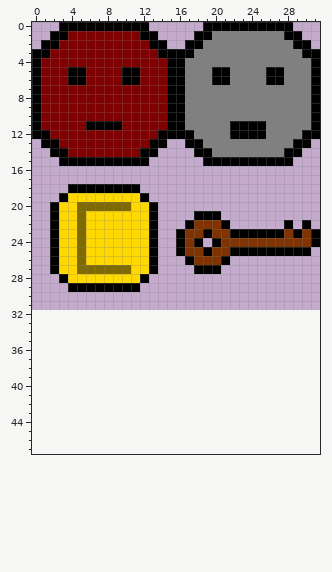
Pixel-art sprite -- assets/Untitled.png. That is the earlier state.
The file is 32x32 pixels. The old version is drawn lined up with the new one, on the new canvas.
Once edited:
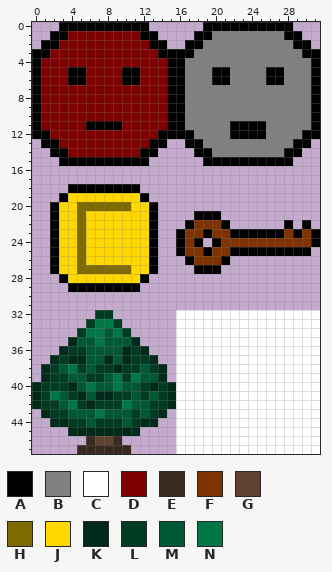
Palette (. is transparent): A #000000  B #808080  C #ffffff  D #7f0000  E #39291f  F #7f3300  G #5f422f  H #7f6a00  J #ffd800  K #002a19  L #003b23  M #005934  N #007846
What changed:
canvas 32x32 -> 32x48
@@ x 0..31 @@
 31 ................................
-32 ................................
-33 ................................
-34 ................................
-35 ................................
-36 ................................
-37 ................................
-38 ................................
-39 ................................
-40 ................................
-41 ................................
-42 ................................
-43 ................................
-44 ................................
-45 ................................
-46 ................................
-47 ................................
+32 .......LL.......CCCCCCCCCCCCCCCC
+33 ......LNNL......CCCCCCCCCCCCCCCC
+34 .....LNNMNL.....CCCCCCCCCCCCCCCC
+35 ....KMMNMMMK....CCCCCCCCCCCCCCCC
+36 ...KLLMMMMKLK...CCCCCCCCCCCCCCCC
+37 ..KLKKMMKMKLLK..CCCCCCCCCCCCCCCC
+38 .KLMNLMLLKLLMLK.CCCCCCCCCCCCCCCC
+39 .KLLMMLLMNLNMMK.CCCCCCCCCCCCCCCC
+40 KLLLKMNMMNMMLKLKCCCCCCCCCCCCCCCC
+41 KLNMLKMKKLLMLMLKCCCCCCCCCCCCCCCC
+42 KLLMNLKLLLNMMLLKCCCCCCCCCCCCCCCC
+43 .KLLMMMNMMMLMLK.CCCCCCCCCCCCCCCC
+44 ..KKLLMLLLMLKK..CCCCCCCCCCCCCCCC
+45 ....KKKKKKKK....CCCCCCCCCCCCCCCC
+46 ......EGGE......CCCCCCCCCCCCCCCC
+47 .....EEEEEE.....CCCCCCCCCCCCCCCC
Pixel boxes of the changes (left, top, right, bottom) in both pictures:
added: (32, 310, 320, 454)
